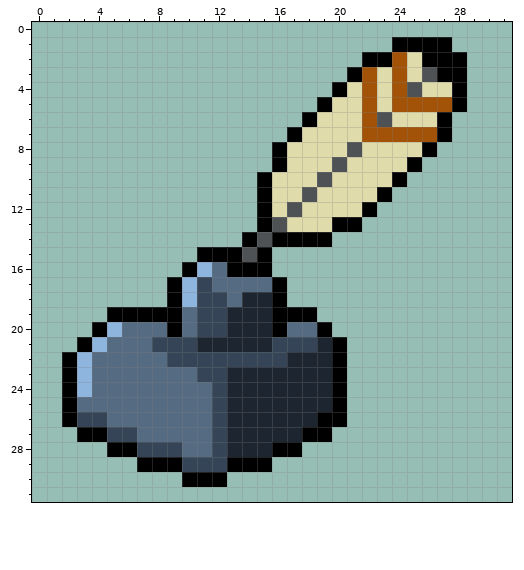
Edited in one commit: pixel-art sprite (app/src/main/res/drawable/button_edit.png). That is the earlier state.
Rulers count pixels.
New version:
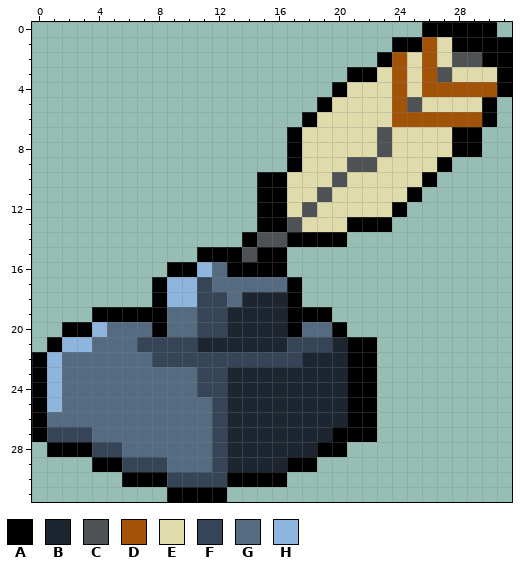
Palette (. is transparent): A #000000  B #1d2630  C #4f5254  D #a35308  E #e0dbab  F #354557  G #556b82  H #8eb5de
The exact change:
file 320x320 -> 160x160 pixels (blocks of 10x10 -> 5x5; one block is one cell here)
Changed rows in their new state; - is an unchanged pixel.
first column x 0:
 0 --------------------------AAAAA-
 1 --------------------------DEAAAA
 2 ----------------------.---DECCAA
 3 ----------------------A---DCEEEA
 4 ----------------------E--EDDDDDA
 5 ----------------------E--CEEEEA-
 6 ----------------------EEDDDDDDA-
 7 ----------------------ECEEEEAA--
 8 ----------------.A---E-C--EEAA--
 9 ----------------.A--ECC--EEA----
10 ----------------A--EC---EEA-----
11 ----------------A-EC---EEA------
12 ----------------AEC---EEA-------
13 ----------------AC--E-AA--------
14 ----------------C---A-----------
15 ----------------A---------------
16 ---------A------A---------------
17 --------AH------GA--------------
18 --------AH------BA--------------
19 ----A----G------B--A------------
20 --AAHG--AG------BA-GA-----------
21 -AHHG--F--------B--FBAA---------
22 AHGG----F--------F--BAA---------
23 AHGG----------------BAA---------
24 AHGG-------F--------BAA---------
25 AHG-----------------BAA---------
26 AGGGG--------------BBAA---------
27 AFFFGGG-----------BBAAA---------
28 -AAAFFGGGG------BBBAA-----------
29 ----AAFFFGGG-BBBBAA-------------
30 ------AAAFFFFAAAA---------------
31 ---------AAAA-------------------
Boxes around the changes in both pictures, in picture pixels (x1, y1, x2, y2):
changed: (32, 22, 512, 502)
